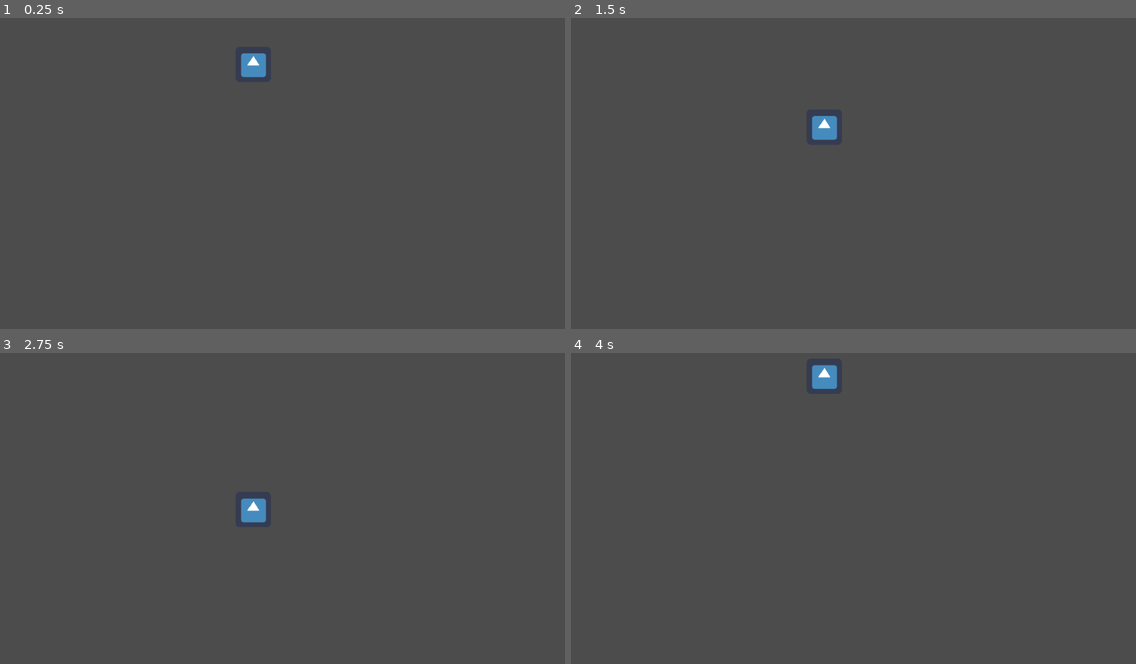
Above: before the commit, frames 1-4 (two rows, left to right).
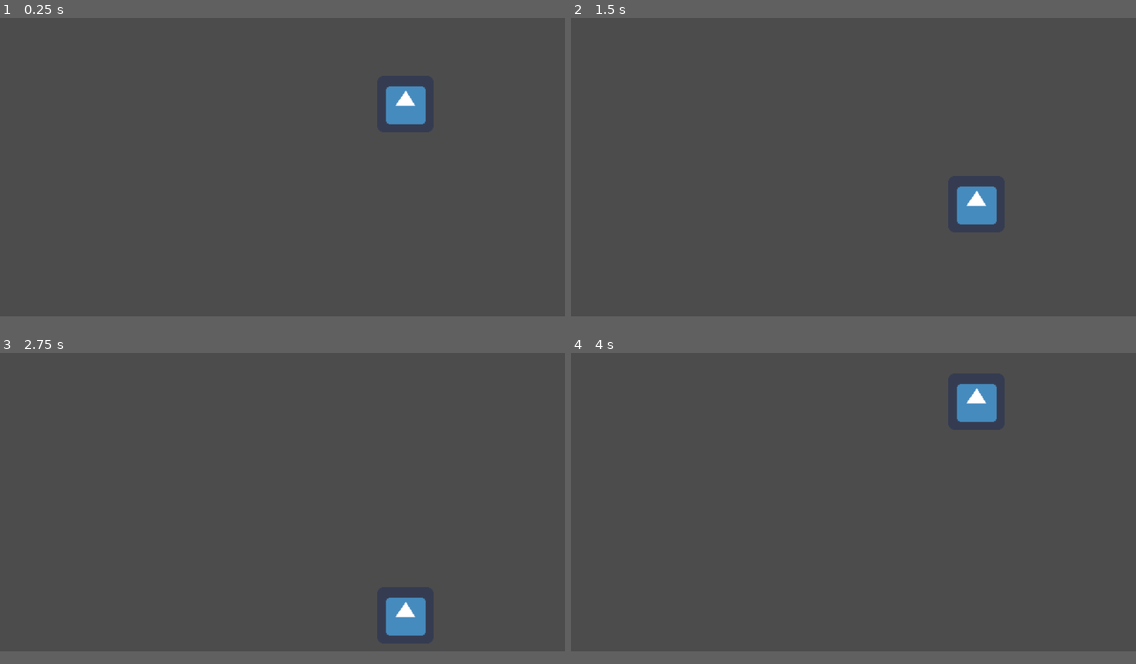
Above: after the commit, the same moments.

Repository: Jerome-M-StMartin/gamejam2022
Game: Godot game, scene res://Scenes/Boat.tscn
Two runs of this game, one before a commit and one after it. Both use one fixed random seed, a clock stepped at 60 frames per second and the inputs below. The engine's default icon, where the game draws it, is replaced by a stand-in: a white triangle on a blue panel in a dark square.
Inputs:
- Up to frame 1 (0.25 s): no input
- Up to frame 2 (1.5 s): hold Right (ui_right) 0.53-1.28 s; hold Down (ui_down) from 1.28 s (still down)
- Up to frame 3 (2.75 s): release Down (ui_down) at 2.03 s; hold Right (ui_right) from 2.03 s (still down)
- Up to frame 4 (4 s): release Right (ui_right) at 2.78 s; hold Up (ui_up) 2.78-3.53 s; hold Left (ui_left) from 3.53 s (still down)
The window is 800x468 before the commit and 800x450 after it. Grey fills any space a smaller window leaves; there, only what the larger window draws over its background counts as a difference.

The runs differ from the first frame. In frame 1, 1.2% of the frame differs, in the area x 42-76%, y 11-35%; in frame 2, 1.2%; in frame 3, 1.2%, in the area x 42-76%, y 46-91%; in frame 4, 1.2%.

Commit message:
setting supdated

Diff:
--- a/project.godot
+++ b/project.godot
@@ -12,7 +12,16 @@
 
 config/name="Gamejam"
 run/main_scene="res://Scenes/Boat.tscn"
-config/icon="res://icon.png"
+config/icon="res://Assets/icon.png"
+
+[display]
+
+window/size/width=640
+window/size/height=360
+window/size/test_width=1920
+window/size/test_height=1080
+window/stretch/mode="2d"
+window/stretch/aspect="keep"
 
 [input]
 
@@ -30,4 +39,4 @@
 
 [rendering]
 
-environment/default_environment="res://default_env.tres"
+2d/snapping/use_gpu_pixel_snap=true
